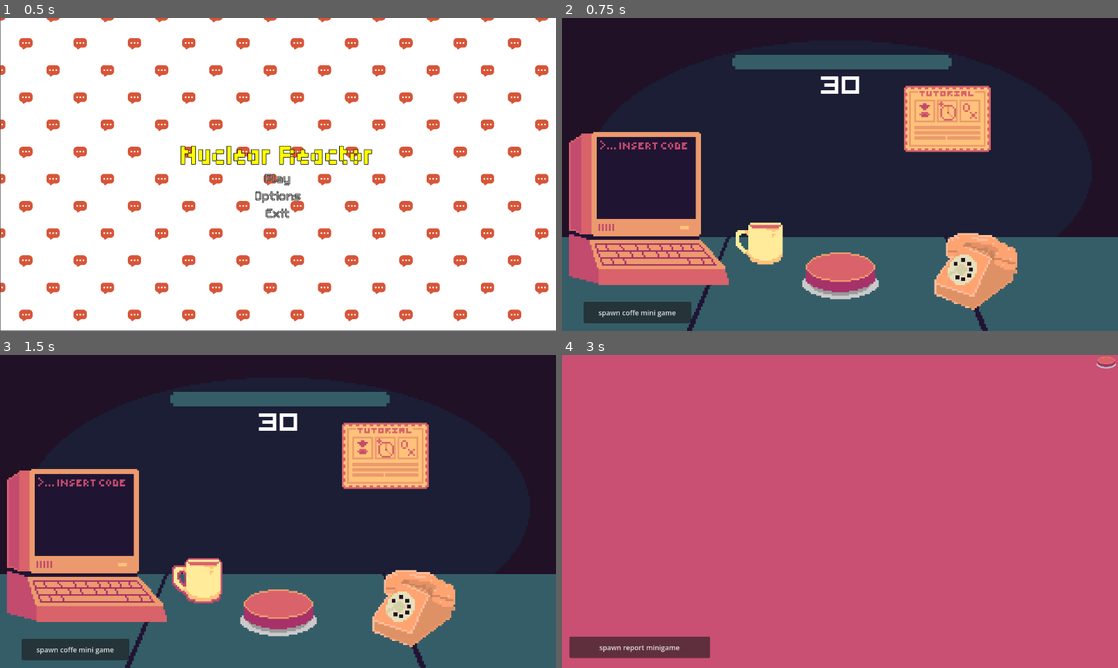
Above: before the commit, frames 1-4 (two rows, left to right).
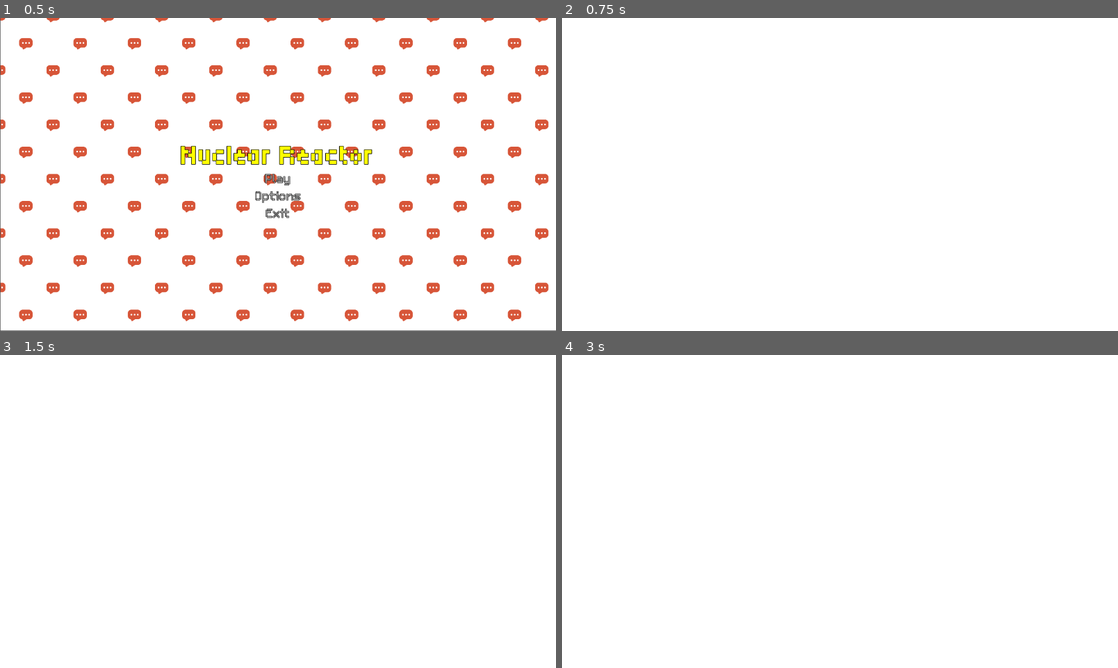
Above: after the commit, the same moments.

Repository: EroAxe/GMTK-2026-CICD-Test
Game: Godot game, scene res://Scenes/main_menu.tscn
Same seed, same stepped clock (60 frames per second), same inputs: the game is played once before the commit and once after it. Sound files missing from this copy of the repository are replaced by a short silence.
Inputs (mouse positions are in pixels of both pictures, inside the frame that each line leads up to):
- Up to frame 1 (0.5 s): no input
- Up to frame 2 (0.75 s): click "Play" at 0.5 s
- Up to frame 3 (1.5 s): click (200, 580) at 1.27 s
- Up to frame 4 (3 s): click (840, 611) at 2 s; click (650, 545) at 2.75 s

Frame 1 is identical in both runs. In frame 2, 100% of the frame differs, in the area x 0-100%, y 0-100%; in frame 3, 100%; in frame 4, 100%.

Commit message:
Add printer scene and script with animation handling

Diff:
--- a/Scenes/prototype.tscn
+++ b/Scenes/prototype.tscn
@@ -21,7 +21,7 @@
 [ext_resource type="PackedScene" uid="uid://dmoos8dqd414g" path="res://Scenes/minigames/phone_minigame.tscn" id="17_40fcm"]
 [ext_resource type="PackedScene" uid="uid://57s6ndepfpq0" path="res://Scenes/Dialogue.tscn" id="18_044ci"]
 [ext_resource type="AudioStream" uid="uid://danq45suo3in" path="res://Assets/sound_effects/118107_ndheger_old-style-phone-ringing-rings-three-times (mp3cut.net).wav" id="21_y8y5s"]
-[ext_resource type="Shader" uid="uid://dh3mno6ianhjw" path="res://Assets/Shaders/drowsiness.gdshader" id="22_aya2x"]
+[ext_resource type="PackedScene" uid="uid://b5l1jipeafb6y" path="res://Scenes/printer.tscn" id="22_aya2x"]
 
 [sub_resource type="LabelSettings" id="LabelSettings_nf0d8"]
 line_spacing = 3.82
@@ -126,6 +126,23 @@
 stream = ExtResource("14_p8x32")
 bus = &"Game_sound"
 
+[node name="TextureButton" type="TextureButton" parent="." unique_id=1718735615]
+offset_left = 396.0
+offset_top = 459.0
+offset_right = 426.0
+offset_bottom = 489.0
+scale = Vector2(4, 4)
+texture_normal = ExtResource("15_2mp60")
+texture_hover = ExtResource("16_40fcm")
+stretch_mode = 4
+
+[node name="Phone_minigame" parent="." unique_id=1674045243 instance=ExtResource("17_40fcm")]
+scale = Vector2(4, 4)
+
+[node name="AnimatedSprite2D" parent="Phone_minigame" index="1" unique_id=1341281705]
+z_index = 2
+frame_progress = 0.0
+
 [node name="TutorialPoster" type="Sprite2D" parent="." unique_id=429819440]
 position = Vector2(887, 232)
 scale = Vector2(4, 4)
@@ -135,6 +152,14 @@
 stream = ExtResource("21_y8y5s")
 volume_db = 24.0
 bus = &"Game_sound"
+
+[node name="Printer" parent="." unique_id=1816670968 instance=ExtResource("22_aya2x")]
+z_index = 1
+position = Vector2(1138, 504)
+
+[node name="Printer" parent="." unique_id=1816670968 instance=ExtResource("22_aya2x")]
+z_index = 1
+position = Vector2(1138, 504)
 
 [node name="Coffee" type="TextureButton" parent="." unique_id=1762489236]
 offset_left = 396.0
